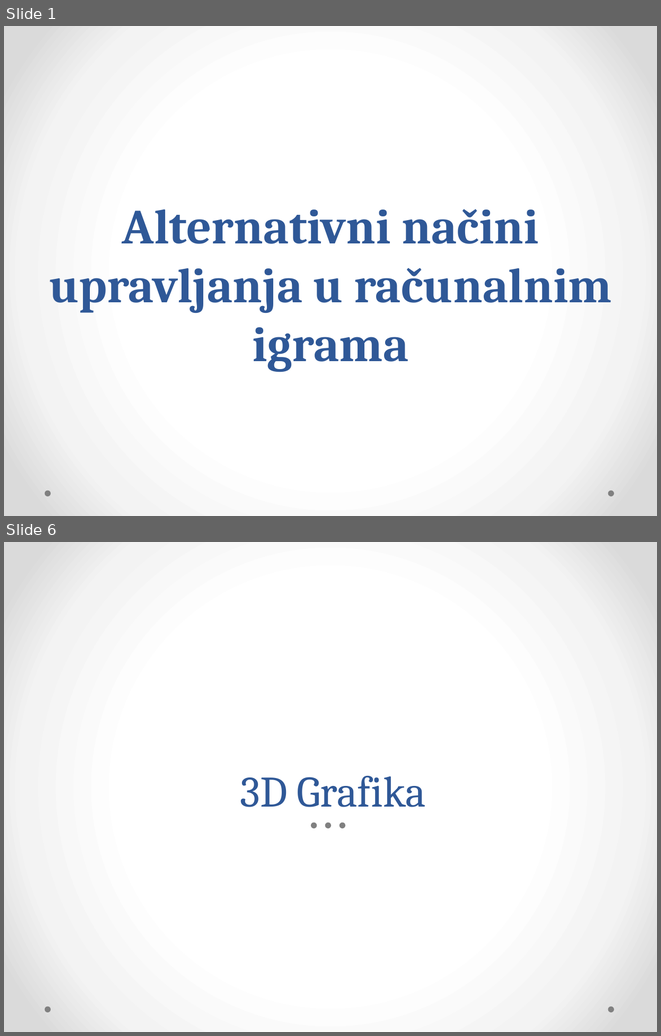
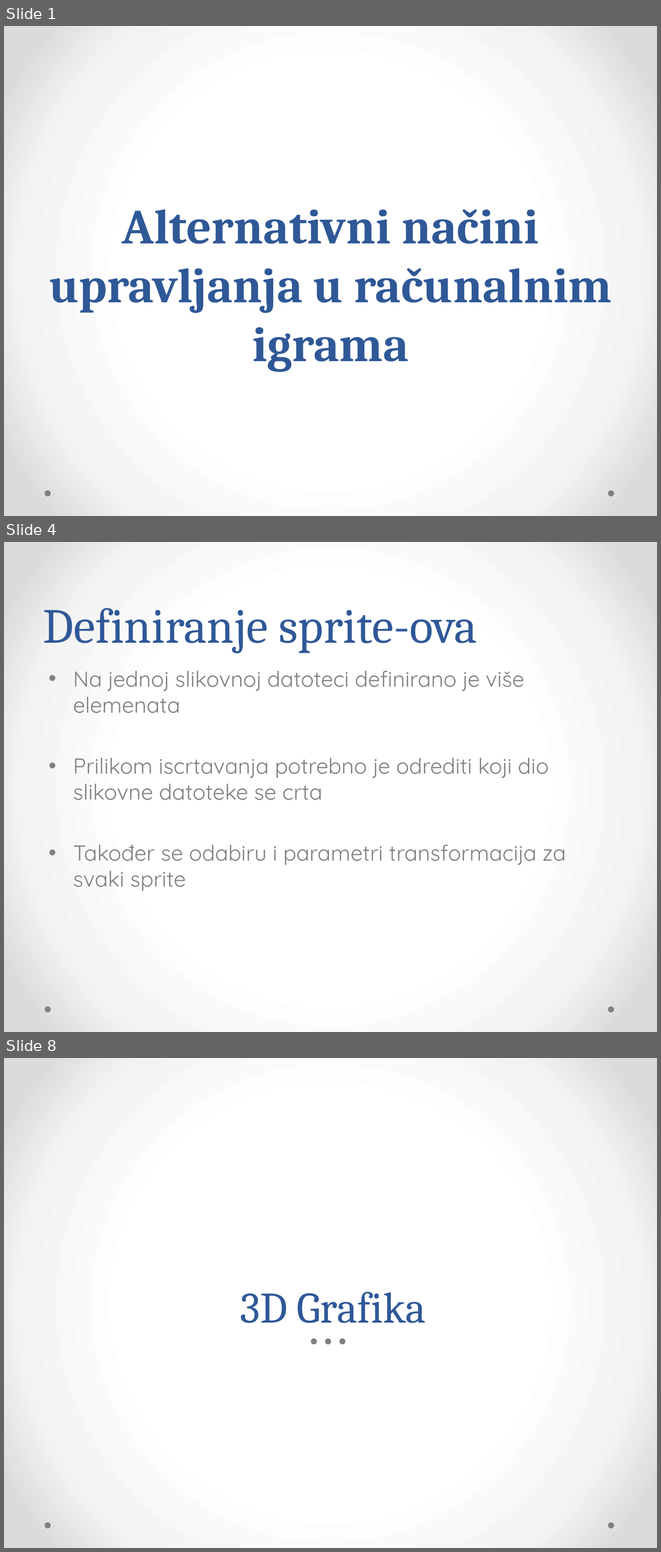
Before and after one commit to Bojanovski/IG-Project, a slide deck: Dokumentacija/Prezentacija.pptx. Shown one above the other, each under a label of ours: slides 1 and 6 before the commit, slides 1, 4 and 8 after it; the slides between them are not shown. The pictures are 661x1036 and 661x1552 pixels, drawn with LibreOffice and Linux fonts; fonts in the diff are those of the drawing. Boxes give left, top, right and bottom in pixels: in the first picture for what was removed or moved away, otherwise in the second. Text is boxed around its words. In the diff, an @@ line names an element or a change of style, - is before the commit and + after.

```diff
--- a/Dokumentacija/Prezentacija.pptx
+++ b/Dokumentacija/Prezentacija.pptx
@@ slide 4 added at [4,542,657,1032], background gradient #FFFFFF to #F4F4F4 to #DADADA; not listed: 2 template elements that a slide beside it also shows @@
@@ title added at [43,608,478,653], 54 pt, text #2F5897 @@
+Definiranje sprite-ova
@@ text added at [73,670,566,891], 24 pt, text #808080 @@
+• Na jednoj slikovnoj datoteci definirano je više elemenata
+• Prilikom iscrtavanja potrebno je odrediti koji dio slikovne datoteke se crta
+• Također se odabiru i parametri transformacija za svaki sprite
@@ what was slide 6 is now slide 8 @@
```
Also in this commit, not shown: 10 slides changed, 6 other slides added, 6 other files.
